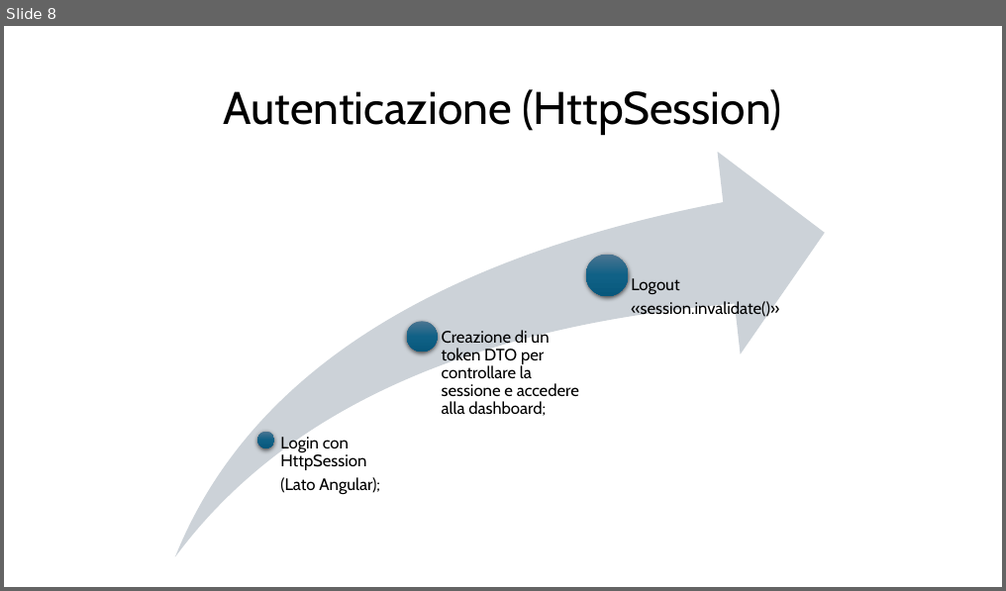
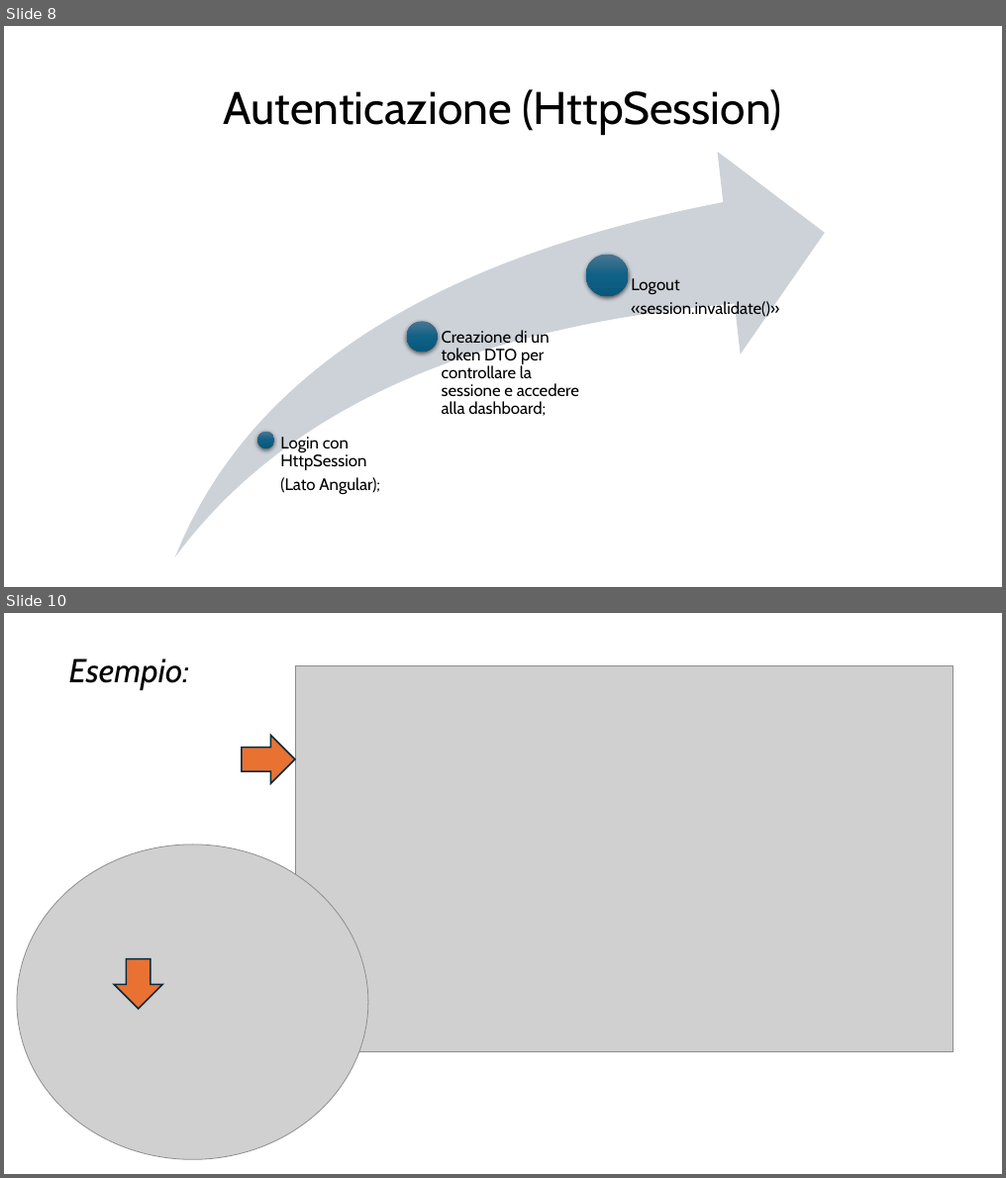
Before and after one commit to GabrieleLucio13/pizzeria-webApp, a slide deck: Applicazione Web.pptx. Shown one above the other, each under a label of ours: slide 8 before the commit, slides 8 and 10 after it; the slides between them are not shown. The pictures are 1006x591 and 1006x1178 pixels, drawn with LibreOffice and Linux fonts; fonts in the diff are those of the drawing; grey boxes stand for pictures. Boxes give left, top, right and bottom in pixels: in the first picture for what was removed or moved away, otherwise in the second. Text is boxed around its words. In the diff, an @@ line names an element or a change of style, - is before the commit and + after.

```diff
--- a/Applicazione Web.pptx
+++ b/Applicazione Web.pptx
@@ slide 10 added at box(4, 613, 1002, 1174), background #FFFFFF @@
@@ title added at box(69, 659, 190, 690), 32 pt, text #000000, italic @@
+Esempio:
@@ picture added at box(295, 666, 953, 1053) @@
@@ down arrow added at box(242, 735, 295, 783), fill #E97132, outline #092A39 1.5 pt @@
@@ picture added at box(17, 845, 368, 1159) @@
@@ down arrow added at box(114, 959, 162, 1009), fill #E97132, outline #092A39 1.5 pt @@
```
Also in this commit, not shown: 1 slide changed, 18 other files.
